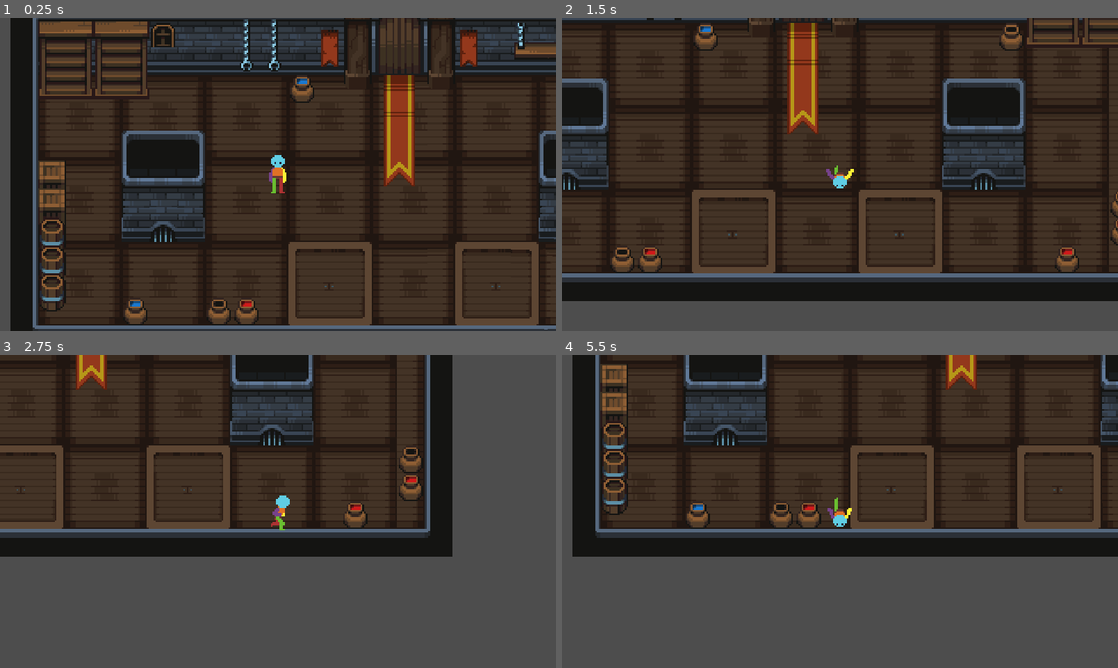
Above: before the commit, frames 1-4 (two rows, left to right).
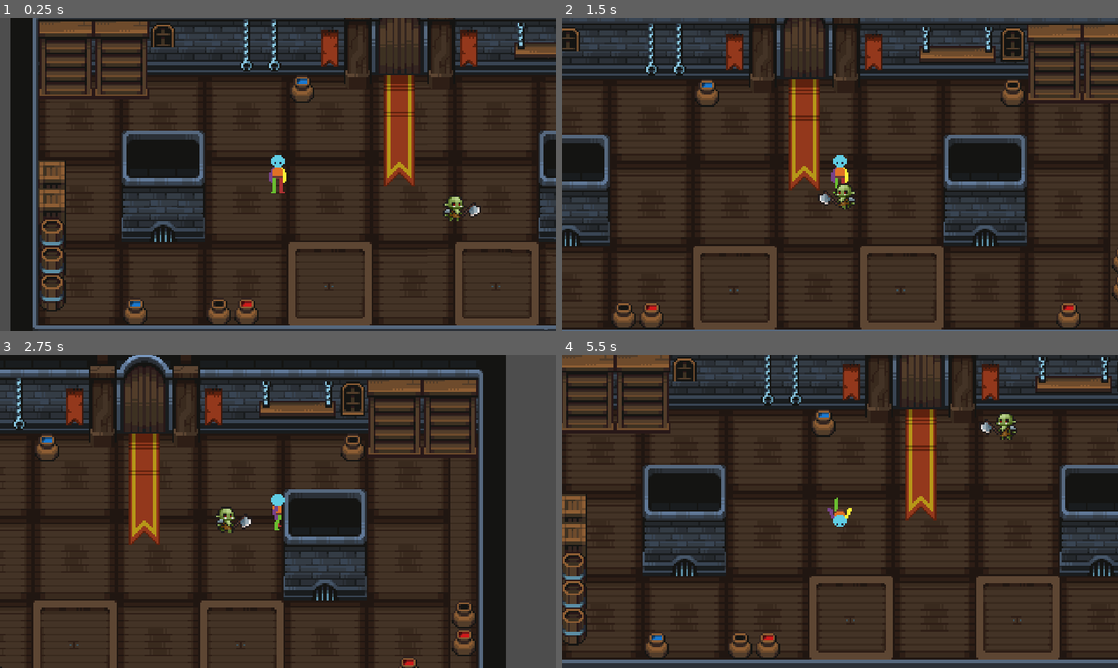
Above: after the commit, the same moments.

Repository: LamaInPijamas/MetalHell
Game: Godot game, scene res://map/Demo dungeon/Maps/room_template_1.tscn
Two runs of this game, one before a commit and one after it. Both use one fixed random seed, a clock stepped at 60 frames per second and the inputs below. This scene is started directly instead of the project's main scene.
Inputs:
- Up to frame 1 (0.25 s): no input
- Up to frame 2 (1.5 s): hold D (right) 0.53-1.28 s; tap Space (dodge) at 0.6, 1.35 s; hold S (down) from 1.28 s (still down)
- Up to frame 3 (2.75 s): release S (down) at 2.03 s; hold D (right) from 2.03 s (still down); tap Space (dodge) at 2.1 s
- Up to frame 4 (5.5 s): release D (right) at 2.78 s; hold W (up) 2.78-3.53 s; tap Space (dodge) every 0.75 s from 2.85 to 5.1 s; hold A (left) 3.53-5.03 s; hold S (down) from 5.03 s (still down)

The runs differ from the first frame. In frame 1, 0.3% of the frame differs, in the area x 79-87%, y 57-65%; in frame 2, 50%; in frame 3, 68%; in frame 4, 74%, in the area x 0-100%, y 0-100%.

Commit message:
Basic enemy/no env collisions/no combat sys.

Diff:
--- /dev/null
+++ b/Enemy/orc.gd
@@ -0,0 +1,29 @@
+extends CharacterBody2D
+
+var speed : int = 50
+#skibidi check if we are chasing player
+var chasing : bool = false
+var player = null
+
+
+func _physics_process(delta):
+	if chasing:
+		position += (player.position - position) / speed
+
+		$AnimatedSprite2D.play("walk")
+
+		if(player.position.x - position.x) < 0:
+			$AnimatedSprite2D.flip_h = true
+		else:
+			$AnimatedSprite2D.flip_h = false
+	else:
+		$AnimatedSprite2D.play("idle")
+
+func _on_area_2d_body_entered(body):
+	player = body
+	chasing = true
+
+
+func _on_area_2d_body_exited(body):
+	player = null
+	chasing = false
--- /dev/null
+++ b/Enemy/orc.tscn
@@ -0,0 +1,182 @@
+[gd_scene load_steps=26 format=3 uid="uid://cq5141bkagfoy"]
+
+[ext_resource type="Script" path="res://Enemy/orc.gd" id="1_jaokw"]
+[ext_resource type="Texture2D" uid="uid://dy54iloihecas" path="res://Art/Main Art/Enemies/Characters(100x100)/Orc/Orc/Orc-Death.png" id="2_85wog"]
+[ext_resource type="Texture2D" uid="uid://ba8rxv1n6n7bk" path="res://Art/Main Art/Enemies/Characters(100x100)/Orc/Orc/Orc-Idle.png" id="3_plgw4"]
+[ext_resource type="Texture2D" uid="uid://bsmr1h2jbffnn" path="res://Art/Main Art/Enemies/Characters(100x100)/Orc/Orc/Orc-Walk.png" id="4_0i15s"]
+
+[sub_resource type="AtlasTexture" id="AtlasTexture_o76wb"]
+atlas = ExtResource("2_85wog")
+region = Rect2(0, 0, 100, 100)
+
+[sub_resource type="AtlasTexture" id="AtlasTexture_nsbyt"]
+atlas = ExtResource("2_85wog")
+region = Rect2(100, 0, 100, 100)
+
+[sub_resource type="AtlasTexture" id="AtlasTexture_y4ly7"]
+atlas = ExtResource("2_85wog")
+region = Rect2(200, 0, 100, 100)
+
+[sub_resource type="AtlasTexture" id="AtlasTexture_balpr"]
+atlas = ExtResource("2_85wog")
+region = Rect2(300, 0, 100, 100)
+
+[sub_resource type="AtlasTexture" id="AtlasTexture_b72q8"]
+atlas = ExtResource("3_plgw4")
+region = Rect2(0, 0, 100, 100)
+
+[sub_resource type="AtlasTexture" id="AtlasTexture_7q4h2"]
+atlas = ExtResource("3_plgw4")
+region = Rect2(100, 0, 100, 100)
+
+[sub_resource type="AtlasTexture" id="AtlasTexture_fdkml"]
+atlas = ExtResource("3_plgw4")
+region = Rect2(200, 0, 100, 100)
+
+[sub_resource type="AtlasTexture" id="AtlasTexture_u63hd"]
+atlas = ExtResource("3_plgw4")
+region = Rect2(300, 0, 100, 100)
+
+[sub_resource type="AtlasTexture" id="AtlasTexture_xipbd"]
+atlas = ExtResource("3_plgw4")
+region = Rect2(400, 0, 100, 100)
+
+[sub_resource type="AtlasTexture" id="AtlasTexture_16ofy"]
+atlas = ExtResource("3_plgw4")
+region = Rect2(500, 0, 100, 100)
+
+[sub_resource type="AtlasTexture" id="AtlasTexture_cxy5s"]
+atlas = ExtResource("4_0i15s")
+region = Rect2(0, 0, 100, 100)
+
+[sub_resource type="AtlasTexture" id="AtlasTexture_vwk0t"]
+atlas = ExtResource("4_0i15s")
+region = Rect2(100, 0, 100, 100)
+
+[sub_resource type="AtlasTexture" id="AtlasTexture_afxn1"]
+atlas = ExtResource("4_0i15s")
+region = Rect2(200, 0, 100, 100)
+
+[sub_resource type="AtlasTexture" id="AtlasTexture_b6ojk"]
+atlas = ExtResource("4_0i15s")
+region = Rect2(300, 0, 100, 100)
+
+[sub_resource type="AtlasTexture" id="AtlasTexture_e7hft"]
+atlas = ExtResource("4_0i15s")
+region = Rect2(400, 0, 100, 100)
+
+[sub_resource type="AtlasTexture" id="AtlasTexture_uke0j"]
+atlas = ExtResource("4_0i15s")
+region = Rect2(500, 0, 100, 100)
+
+[sub_resource type="AtlasTexture" id="AtlasTexture_rqwy6"]
+atlas = ExtResource("4_0i15s")
+region = Rect2(600, 0, 100, 100)
+
+[sub_resource type="AtlasTexture" id="AtlasTexture_ui5mx"]
+atlas = ExtResource("4_0i15s")
+region = Rect2(700, 0, 100, 100)
+
+[sub_resource type="SpriteFrames" id="SpriteFrames_h6vrm"]
+animations = [{
+"frames": [{
+"duration": 1.0,
+"texture": SubResource("AtlasTexture_o76wb")
+}, {
+"duration": 1.0,
+"texture": SubResource("AtlasTexture_nsbyt")
+}, {
+"duration": 1.0,
+"texture": SubResource("AtlasTexture_y4ly7")
+}, {
+"duration": 1.0,
+"texture": SubResource("AtlasTexture_balpr")
+}],
+"loop": true,
+"name": &"death",
+"speed": 7.0
+}, {
+"frames": [{
+"duration": 1.0,
+"texture": SubResource("AtlasTexture_b72q8")
+}, {
+"duration": 1.0,
+"texture": SubResource("AtlasTexture_7q4h2")
+}, {
+"duration": 1.0,
+"texture": SubResource("AtlasTexture_fdkml")
+}, {
+"duration": 1.0,
+"texture": SubResource("AtlasTexture_u63hd")
+}, {
+"duration": 1.0,
+"texture": SubResource("AtlasTexture_xipbd")
+}, {
+"duration": 1.0,
+"texture": SubResource("AtlasTexture_16ofy")
+}],
+"loop": true,
+"name": &"idle",
+"speed": 7.0
+}, {
+"frames": [{
+"duration": 1.0,
+"texture": SubResource("AtlasTexture_cxy5s")
+}, {
+"duration": 1.0,
+"texture": SubResource("AtlasTexture_vwk0t")
+}, {
+"duration": 1.0,
+"texture": SubResource("AtlasTexture_afxn1")
+}, {
+"duration": 1.0,
+"texture": SubResource("AtlasTexture_b6ojk")
+}, {
+"duration": 1.0,
+"texture": SubResource("AtlasTexture_e7hft")
+}, {
+"duration": 1.0,
+"texture": SubResource("AtlasTexture_uke0j")
+}, {
+"duration": 1.0,
+"texture": SubResource("AtlasTexture_rqwy6")
+}, {
+"duration": 1.0,
+"texture": SubResource("AtlasTexture_ui5mx")
+}],
+"loop": true,
+"name": &"walk",
+"speed": 10.0
+}]
+
+[sub_resource type="CircleShape2D" id="CircleShape2D_btg5p"]
+radius = 39.0128
+
+[sub_resource type="CircleShape2D" id="CircleShape2D_ufvqa"]
+radius = 6.0
+
+[node name="Orc" type="CharacterBody2D"]
+y_sort_enabled = true
+collision_layer = 8
+collision_mask = 267
+script = ExtResource("1_jaokw")
+
+[node name="AnimatedSprite2D" type="AnimatedSprite2D" parent="."]
+y_sort_enabled = true
+sprite_frames = SubResource("SpriteFrames_h6vrm")
+animation = &"walk"
+frame_progress = 0.806089
+
+[node name="Area2D" type="Area2D" parent="."]
+collision_layer = 4
+collision_mask = 2
+
+[node name="DetectionArea" type="CollisionShape2D" parent="Area2D"]
+shape = SubResource("CircleShape2D_btg5p")
+
+[node name="OrcCollision" type="CollisionShape2D" parent="."]
+position = Vector2(0, 2)
+shape = SubResource("CircleShape2D_ufvqa")
+
+[connection signal="body_entered" from="Area2D" to="." method="_on_area_2d_body_entered"]
+[connection signal="body_exited" from="Area2D" to="." method="_on_area_2d_body_exited"]
--- a/Levels/TestWorld.tscn
+++ b/Levels/TestWorld.tscn
@@ -1,8 +1,8 @@
 [gd_scene load_steps=8 format=3 uid="uid://dt186anxyf5k"]
 
 [ext_resource type="PackedScene" uid="uid://etww1b82qhl6" path="res://Player/Prototype/character_body_2d.tscn" id="1_pm7el"]
-[ext_resource type="Texture2D" uid="uid://duxv8ky54600k" path="res://Art/Pixel Crawler - FREE - 1.8/Environment/Green Woods/Assets/Tiles.png" id="2_oxnls"]
-[ext_resource type="Texture2D" uid="uid://d0p61a6yyrd5b" path="res://Art/Pixel Crawler - FREE - 1.8/Environment/Dungeon Prison/Assets/Tiles.png" id="3_wu2ns"]
+[ext_resource type="Texture2D" uid="uid://duxv8ky54600k" path="res://Art/Main Art/Environment/Green Woods/Assets/Tiles.png" id="2_oxnls"]
+[ext_resource type="Texture2D" uid="uid://d0p61a6yyrd5b" path="res://Art/Main Art/Environment/Dungeon Prison/Assets/Tiles.png" id="3_wu2ns"]
 
 [sub_resource type="TileSetAtlasSource" id="TileSetAtlasSource_tcdpn"]
 texture = ExtResource("2_oxnls")
--- a/Player/Knight/PlayerKnight.tscn
+++ b/Player/Knight/PlayerKnight.tscn
@@ -1,7 +1,7 @@
 [gd_scene load_steps=8 format=3 uid="uid://bf8mlmdto3yy6"]
 
 [ext_resource type="Script" path="res://Player/Knight/PlayerKnight.gd" id="1_akqx8"]
-[ext_resource type="Texture2D" uid="uid://sm3ihtm5foo3" path="res://Art/Pixel Crawler - FREE - 1.8/Heroes/Knight/Idle/Idle-Sheet.png" id="1_llnxm"]
+[ext_resource type="Texture2D" uid="uid://sm3ihtm5foo3" path="res://Art/Main Art/Heroes/Knight/Idle/Idle-Sheet.png" id="1_llnxm"]
 
 [sub_resource type="CapsuleShape2D" id="CapsuleShape2D_g407a"]
 radius = 6.0
--- a/Player/Prototype/character_body_2d.tscn
+++ b/Player/Prototype/character_body_2d.tscn
@@ -357,6 +357,8 @@
 [node name="CharacterBody2D" type="CharacterBody2D"]
 z_index = 10
 y_sort_enabled = true
+collision_layer = 2
+collision_mask = 269
 script = ExtResource("1_bbi0l")
 
 [node name="Sprite2D" type="Sprite2D" parent="."]
@@ -365,7 +367,6 @@
 vframes = 20
 
 [node name="CollisionShape2D" type="CollisionShape2D" parent="."]
-visible = false
 position = Vector2(0, 6)
 shape = SubResource("CapsuleShape2D_duibq")
 
--- a/map/Demo dungeon/Maps/room_template_1.tscn
+++ b/map/Demo dungeon/Maps/room_template_1.tscn
@@ -1,9 +1,10 @@
-[gd_scene load_steps=9 format=3 uid="uid://b8k7xpmxa2xu7"]
+[gd_scene load_steps=10 format=3 uid="uid://b8k7xpmxa2xu7"]
 
 [ext_resource type="PackedScene" uid="uid://etww1b82qhl6" path="res://Player/Prototype/character_body_2d.tscn" id="1_knd77"]
-[ext_resource type="Texture2D" uid="uid://d0p61a6yyrd5b" path="res://Art/Pixel Crawler - FREE - 1.8/Environment/Dungeon Prison/Assets/Tiles.png" id="2_jnefs"]
-[ext_resource type="Texture2D" uid="uid://cttmssw6rl1la" path="res://Art/Pixel Crawler - FREE - 1.8/Environment/Dungeon Prison/Assets/Props.png" id="3_bgq3a"]
-[ext_resource type="Texture2D" uid="uid://c7uwtudym7p1k" path="res://Art/Pixel Crawler - FREE - 1.8/Environment/Green Woods/Assets/Trees.png" id="4_l2wmm"]
+[ext_resource type="Texture2D" uid="uid://d0p61a6yyrd5b" path="res://Art/Main Art/Environment/Dungeon Prison/Assets/Tiles.png" id="2_jnefs"]
+[ext_resource type="Texture2D" uid="uid://cttmssw6rl1la" path="res://Art/Main Art/Environment/Dungeon Prison/Assets/Props.png" id="3_bgq3a"]
+[ext_resource type="Texture2D" uid="uid://c7uwtudym7p1k" path="res://Art/Main Art/Environment/Green Woods/Assets/Trees.png" id="4_l2wmm"]
+[ext_resource type="PackedScene" uid="uid://cq5141bkagfoy" path="res://Enemy/orc.tscn" id="5_1jhu4"]
 
 [sub_resource type="TileSetAtlasSource" id="TileSetAtlasSource_lfmno"]
 texture = ExtResource("2_jnefs")
@@ -1771,6 +1772,7 @@
 
 [sub_resource type="TileSet" id="TileSet_r63rv"]
 physics_layer_0/collision_layer = 1
+physics_layer_0/collision_mask = 10
 sources/0 = SubResource("TileSetAtlasSource_lfmno")
 sources/1 = SubResource("TileSetAtlasSource_ehs4v")
 sources/2 = SubResource("TileSetAtlasSource_th24r")
@@ -1795,3 +1797,6 @@
 layer_2/name = "Props"
 layer_2/y_sort_enabled = true
 layer_2/tile_data = PackedInt32Array(-327676, 327680, 10, -262140, 327680, 11, -196604, 327680, 12, -131068, 327680, 13 …(1674 unchanged characters)…
+
+[node name="Orc" parent="." instance=ExtResource("5_1jhu4")]
+position = Vector2(101, 20)
--- a/map/DungeonGeneration.tscn
+++ b/map/DungeonGeneration.tscn
@@ -1,7 +1,7 @@
 [gd_scene load_steps=5 format=3 uid="uid://d4kil76thp6lt"]
 
 [ext_resource type="Script" path="res://Main.gd" id="1_yf8lq"]
-[ext_resource type="Texture2D" uid="uid://d0p61a6yyrd5b" path="res://Art/Pixel Crawler - FREE - 1.8/Environment/Dungeon Prison/Assets/Tiles.png" id="2_6e4y8"]
+[ext_resource type="Texture2D" uid="uid://d0p61a6yyrd5b" path="res://Art/Main Art/Environment/Dungeon Prison/Assets/Tiles.png" id="2_6e4y8"]
 
 [sub_resource type="TileSetAtlasSource" id="TileSetAtlasSource_7r1xk"]
 texture = ExtResource("2_6e4y8")
--- a/orc.tscn
+++ /dev/null
@@ -1,13 +0,0 @@
-[gd_scene load_steps=2 format=3 uid="uid://cq5141bkagfoy"]
-
-[sub_resource type="CircleShape2D" id="CircleShape2D_btg5p"]
-
-[node name="Orc" type="CharacterBody2D"]
-
-[node name="AnimatedSprite2D" type="AnimatedSprite2D" parent="."]
-animation = &"Idle"
-
-[node name="Area2D" type="Area2D" parent="."]
-
-[node name="CollisionShape2D" type="CollisionShape2D" parent="Area2D"]
-shape = SubResource("CircleShape2D_btg5p")
--- a/project.godot
+++ b/project.godot
@@ -50,6 +50,14 @@
 ]
 }
 
+[layer_names]
+
+2d_physics/layer_1="Enviroment"
+2d_physics/layer_2="Player"
+2d_physics/layer_3="Trigger"
+2d_physics/layer_4="Enemy"
+2d_physics/layer_9="Props"
+
 [physics]
 
 3d/default_gravity=2.08165e-12
Binary file added: Art/Main Art/Enemies/Arrow(Projectile)/Arrow01(100x100).png
Not shown, added: Art/Main Art/Enemies/Arrow(Projectile)/Arrow01(100x100).png.import
Binary file added: Art/Main Art/Enemies/Arrow(Projectile)/Arrow01(32x32).png
Not shown, added: Art/Main Art/Enemies/Arrow(Projectile)/Arrow01(32x32).png.import
Binary file added: Art/Main Art/Enemies/Characters(100x100)/Orc/Orc with shadows/Orc-Attack01.png
Not shown, added: Art/Main Art/Enemies/Characters(100x100)/Orc/Orc with shadows/Orc-Attack01.png.import
Binary file added: Art/Main Art/Enemies/Characters(100x100)/Orc/Orc with shadows/Orc-Attack02.png
Not shown, added: Art/Main Art/Enemies/Characters(100x100)/Orc/Orc with shadows/Orc-Attack02.png.import
Binary file added: Art/Main Art/Enemies/Characters(100x100)/Orc/Orc with shadows/Orc-Death.png
Not shown, added: Art/Main Art/Enemies/Characters(100x100)/Orc/Orc with shadows/Orc-Death.png.import
Binary file added: Art/Main Art/Enemies/Characters(100x100)/Orc/Orc with shadows/Orc-Hurt.png
Not shown, added: Art/Main Art/Enemies/Characters(100x100)/Orc/Orc with shadows/Orc-Hurt.png.import
(and 231 more such lines)
